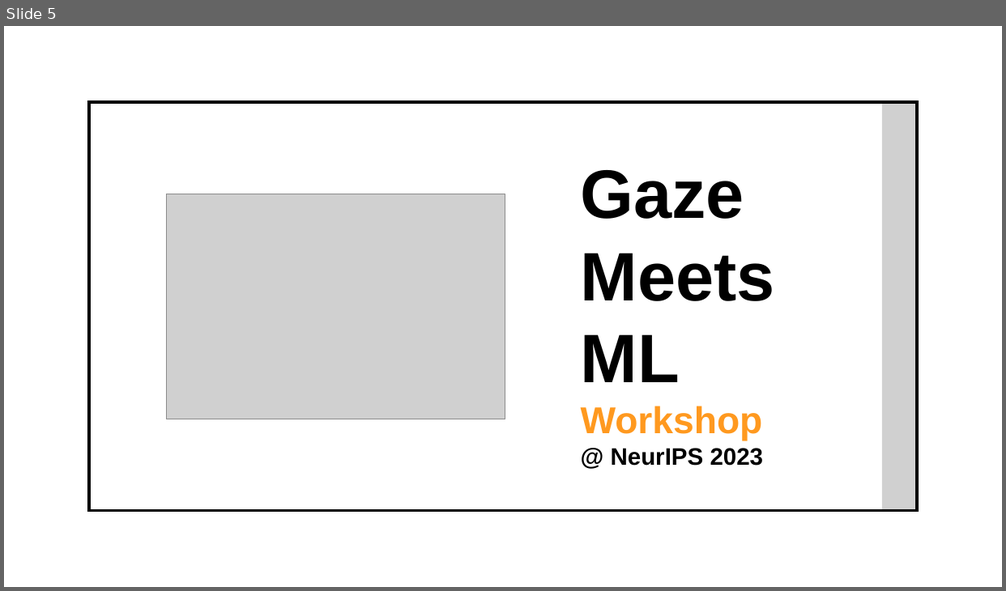
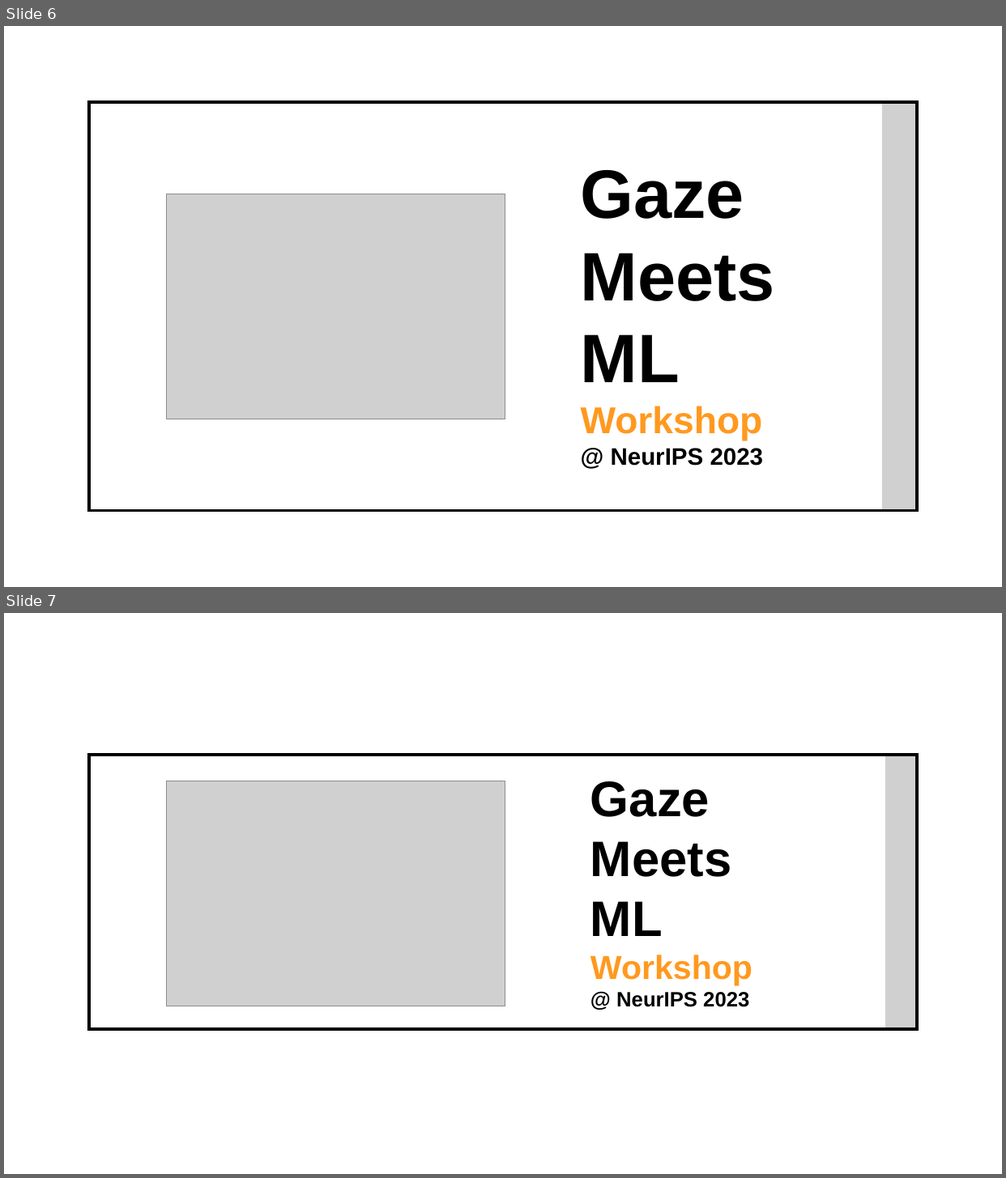
Before and after one commit to alexkarargyris/gaze_ml_2023, a slide deck: images/newlogo.pptx. Shown one above the other, each under a label of ours: slide 5 before the commit, slides 6 and 7 after it. The pictures are 1006x591 and 1006x1178 pixels, drawn with LibreOffice and Linux fonts; fonts in the diff are those of the drawing; grey boxes stand for pictures. Boxes give left, top, right and bottom in pixels: in the first picture for what was removed or moved away, otherwise in the second. Text is boxed around its words. In the diff, an @@ line names an element or a change of style, - is before the commit and + after.

```diff
--- a/images/newlogo.pptx
+++ b/images/newlogo.pptx
@@ slide 7 added at box(4, 613, 1002, 1174), background #FFFFFF @@
@@ rectangle added at box(88, 756, 918, 1029), outline #000000 3 pt @@
@@ picture added at box(885, 756, 915, 1029) @@
@@ picture added at box(167, 781, 505, 1006) @@
@@ text added at box(590, 781, 752, 1007), 20 pt, text #000000, bold @@
+Gaze
+Meets
+ML
+Workshop
+@ NeurIPS 2023
@@ what was slide 5 is now slide 6 @@
```
Also in this commit, not shown: 2 other slides added, 1 slide removed, 2 other files.
